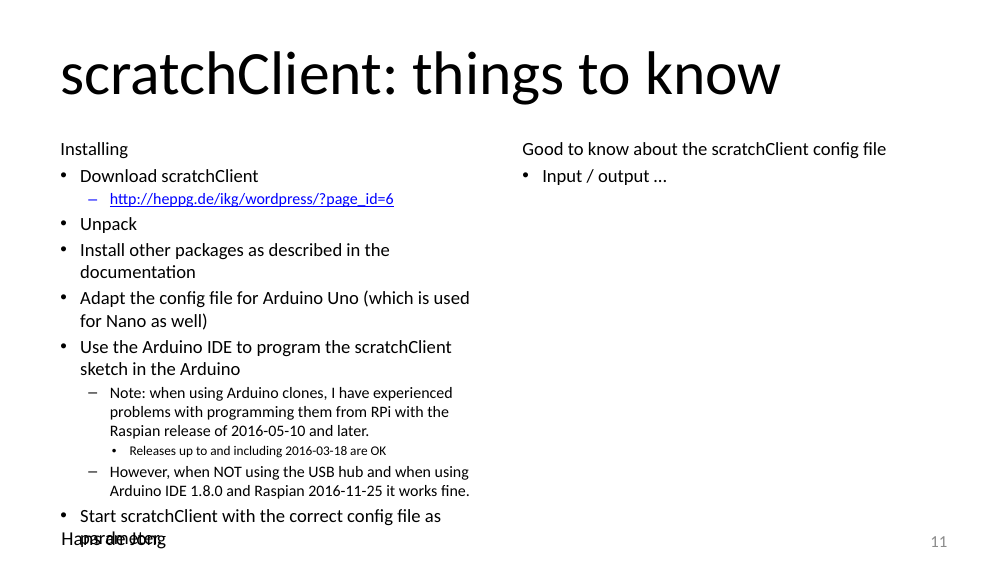
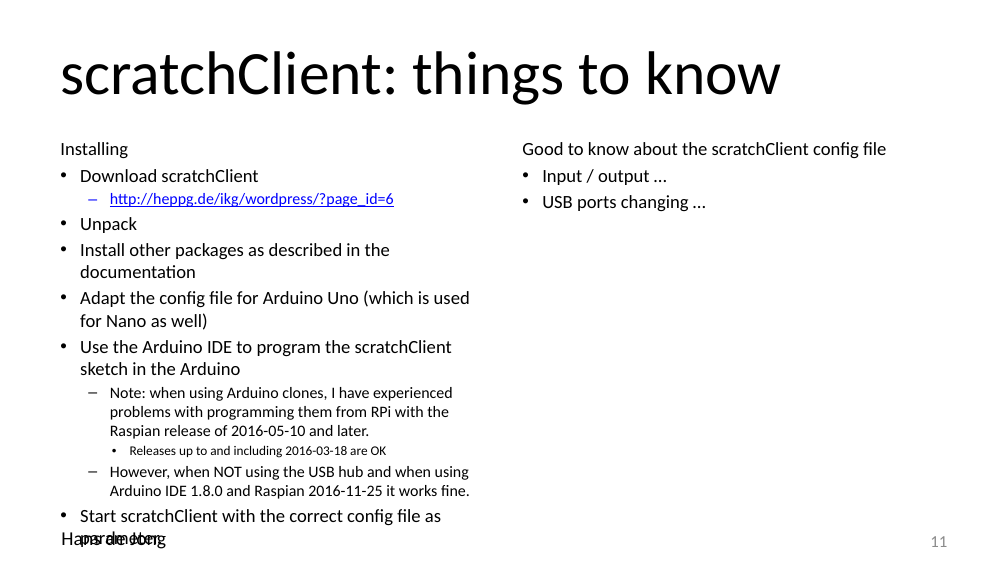
Before and after one commit to hansdejongehv/Weekendschool-PiAndMore, a slide deck: slide 11 of PiAndMore/Part-0--Presentation/A lesson of physical Computing with Scratch.pptx. Drawn at 1008x567 pixels with LibreOffice and Linux fonts; fonts in the diff are those of the drawing; background and template pictures are left out. Boxes give left, top, right and bottom in pixels: in the first picture for what was removed or moved away, otherwise in the second. Text is boxed around its words. In the diff, an @@ line names an element or a change of style, - is before the commit and + after.

Commit message:
Update presentation

```diff
--- a/PiAndMore/Part-0--Presentation/A lesson of physical Computing with Scratch.pptx
+++ b/PiAndMore/Part-0--Presentation/A lesson of physical Computing with Scratch.pptx
@@ text at [542, 195, 689, 212]: paragraph added @@
+• USB ports changing …
```
Also in this commit, not shown: 1 other file.
